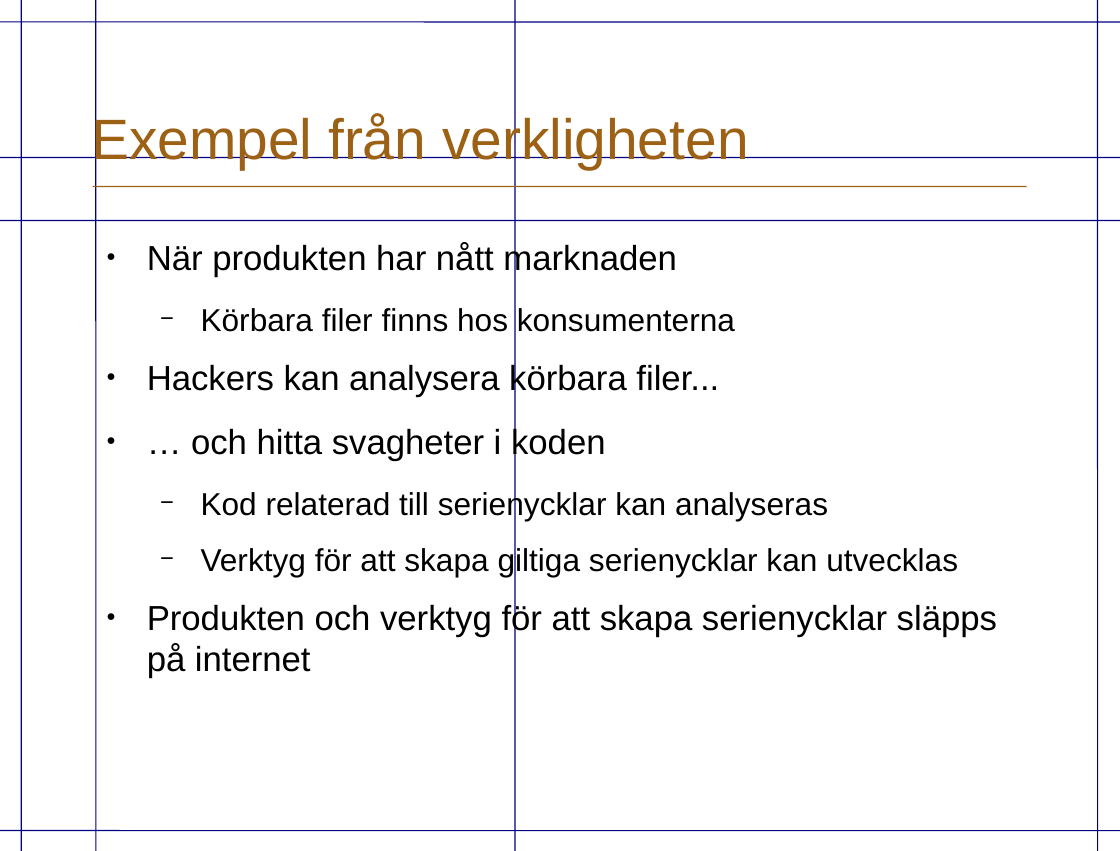
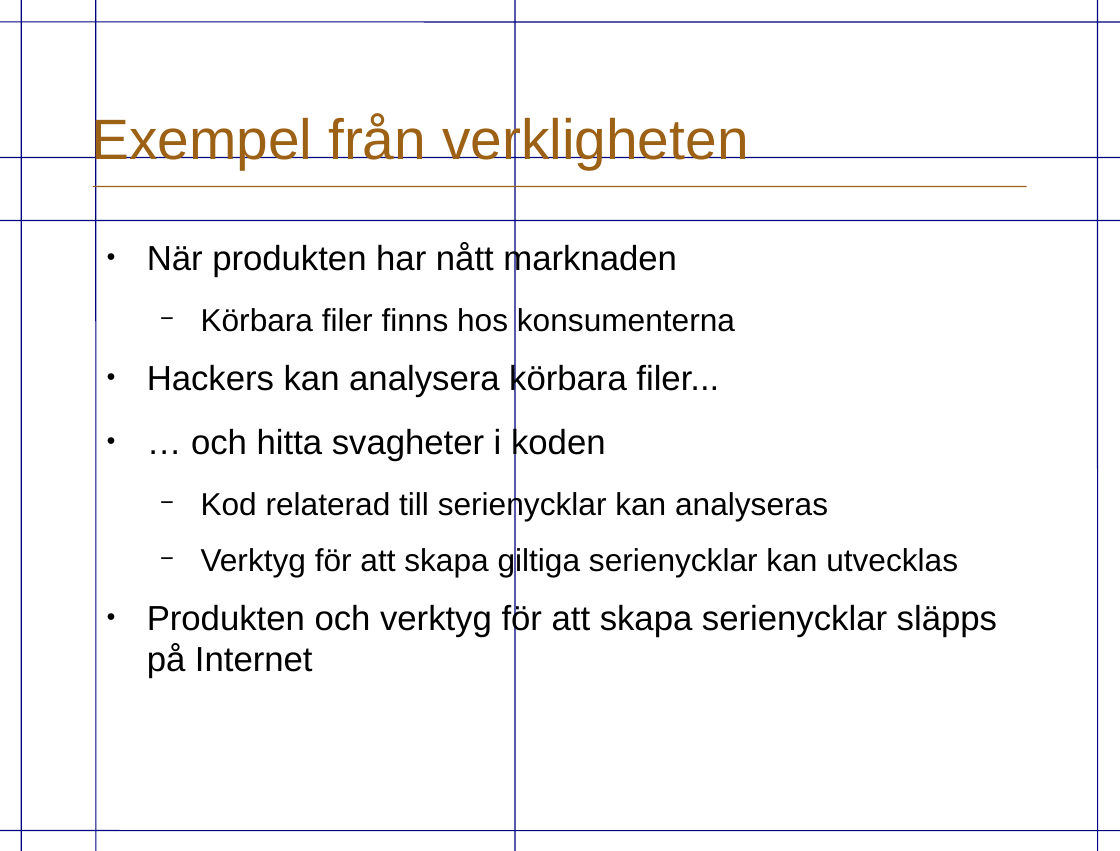
Before and after one commit to eriknylander/exjobb, a slide deck: slide 4 of Presentation/ExjobbPresentation.odp. Drawn at 1120x851 pixels with LibreOffice and Linux fonts; fonts in the diff are those of the drawing; background and template pictures are left out. Boxes give left, top, right and bottom in pixels: in the first picture for what was removed or moved away, otherwise in the second. Text is boxed around its words. In the diff, an @@ line names an element or a change of style, - is before the commit and + after.

```diff
--- a/Presentation/ExjobbPresentation.odp
+++ b/Presentation/ExjobbPresentation.odp
@@ text at (x1=147, y1=602, x2=997, y2=678): text changed @@
-● Produkten och verktyg för att skapa serienycklar släpps på internet
+● Produkten och verktyg för att skapa serienycklar släpps på Internet
```
Also in this commit, not shown: 1 slide added, 2 other files.
